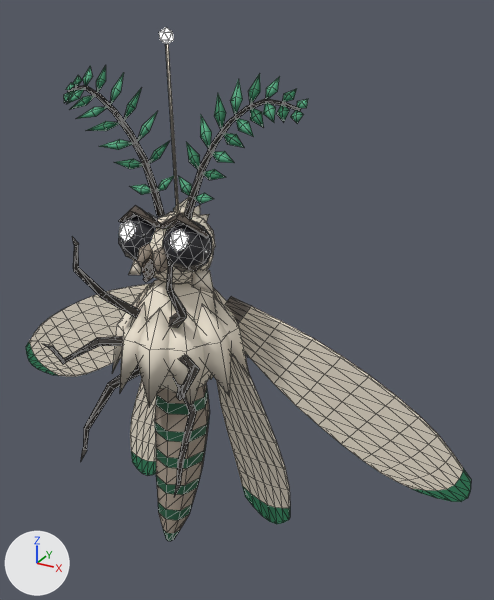
The glTF model game/assets/genius/forms/moth-ghost.glb: old version first, new version second.
Both versions are drawn from a camera (50 mm lens) standing at (0.564, -0.805, 0.987) and looking at (0.095, 0.049, 0.56). Arrows for +X, +Y and +Z are at lower left; the lights stay in place. The picture after the commit comes second. Mesh edges are drawn as thin lines. Where no turn or scale is listed for an object, it has been applied to the vertices. Vertices at exactly the same position are counted once.

The first picture shows 'blink_eye_l', 'blink_eye_r', 'body', 'glide_wing_0', 'glide_wing_1', 'pulse_abdomen', 'sway_feeler_l', 'sway_feeler_r', 'sway_hang', 'turn_head'.
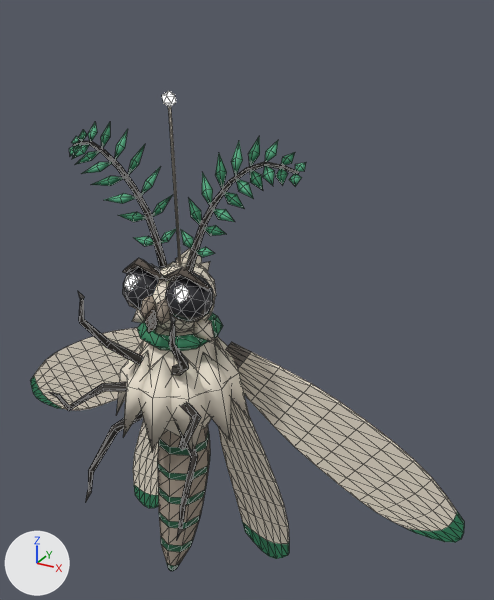
Pixel boxes (x1, y1, x2, y2) of what changed, in the pictures (494 x 600 px):
'glide_wing_0', moved: before (217, 296, 471, 524); after (218, 342, 464, 559)
'body', reshaped, moved: before (43, 237, 250, 497); after (49, 291, 250, 540)
'glide_wing_1', moved: before (26, 283, 156, 475); after (31, 326, 159, 508)
'sway_feeler_l', moved: before (179, 73, 308, 220); after (181, 137, 306, 273)
'pulse_abdomen', reshaped, moved (7% shorter): before (154, 384, 209, 541); after (157, 425, 210, 571)
'sway_feeler_r', moved: before (64, 65, 174, 217); after (69, 122, 177, 267)
'turn_head', moved: before (119, 197, 215, 293); after (122, 248, 216, 343)
'blink_eye_l', moved: before (163, 220, 212, 272); after (165, 273, 214, 322)
'blink_eye_r', moved: before (119, 213, 158, 262); after (123, 264, 161, 311)
'sway_hang', moved: before (159, 27, 179, 214); after (162, 91, 181, 266)
part 1 of me_body, added (green): after (137, 313, 223, 351)

Edits to the bpy script that builds the scene:
```text
Change me_body:
    used by ob_body; location = (0.0, 0.0, 0.5)
    remove me_body.from_pydata(...)  # 258 vertices, 408 faces; spans x -0.117..0.117, y -0.178..0.114, z -0.175..0.189
    add me_body.from_pydata(...)  # 308 vertices, 504 faces; spans x -0.117..0.117, y -0.178..0.114, z -0.175..0.189
    me_body part 1: a new loose piece of 50 vertices spanning x -0.068..0.068, y -0.067..0.069, z 0.077..0.108, in mat_accent (green #32855e)
    add me_body.materials.append(mat_accent)  # green #32855e
Change me_pulse_abdomen:
    used by ob_pulse_abdomen; location = (0.0, -0.002, 0.427)
    remove me_pulse_abdomen.from_pydata(...)  # 104 vertices, 204 faces; spans x -0.048..0.048, y -0.064..0.043, z -0.299..0.001
    add me_pulse_abdomen.from_pydata(...)  # 104 vertices, 204 faces; spans x -0.048..0.048, y -0.063..0.043, z -0.288..0.001
    me_pulse_abdomen part 2: 91 of 104 vertices moved; they spanned x -0.048..0.048, y -0.064..0.043, z -0.299..-0.029 and now span x -0.048..0.048, y -0.063..0.043, z -0.288..-0.033; mean shift (0.0, 0.0, 0.004); largest move (0.005, -0.05, -0.299) -> (0.005, -0.048, -0.288)
Change ob_sway_hang:
    ob_sway_hang.location: (0.0, -0.001, 0.942) -> (0.0, -0.001, 0.861)
Change ob_body:
    ob_body.location: (0.0, 0.0, 0.5) -> (0.0, 0.0, 0.419)
Change ob_pulse_abdomen:
    ob_pulse_abdomen.location: (0.0, -0.002, 0.427) -> (0.0, -0.002, 0.346)
```
